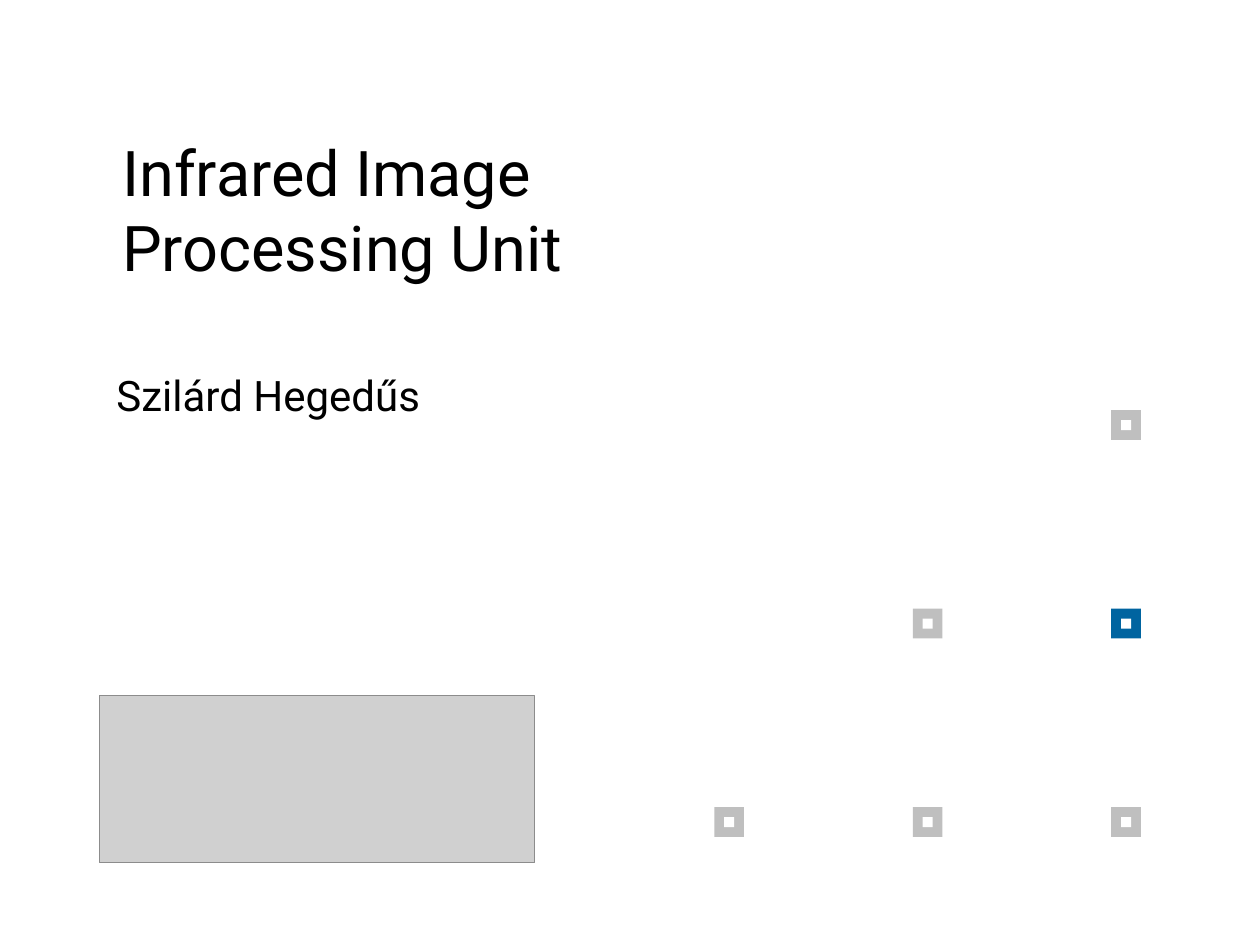
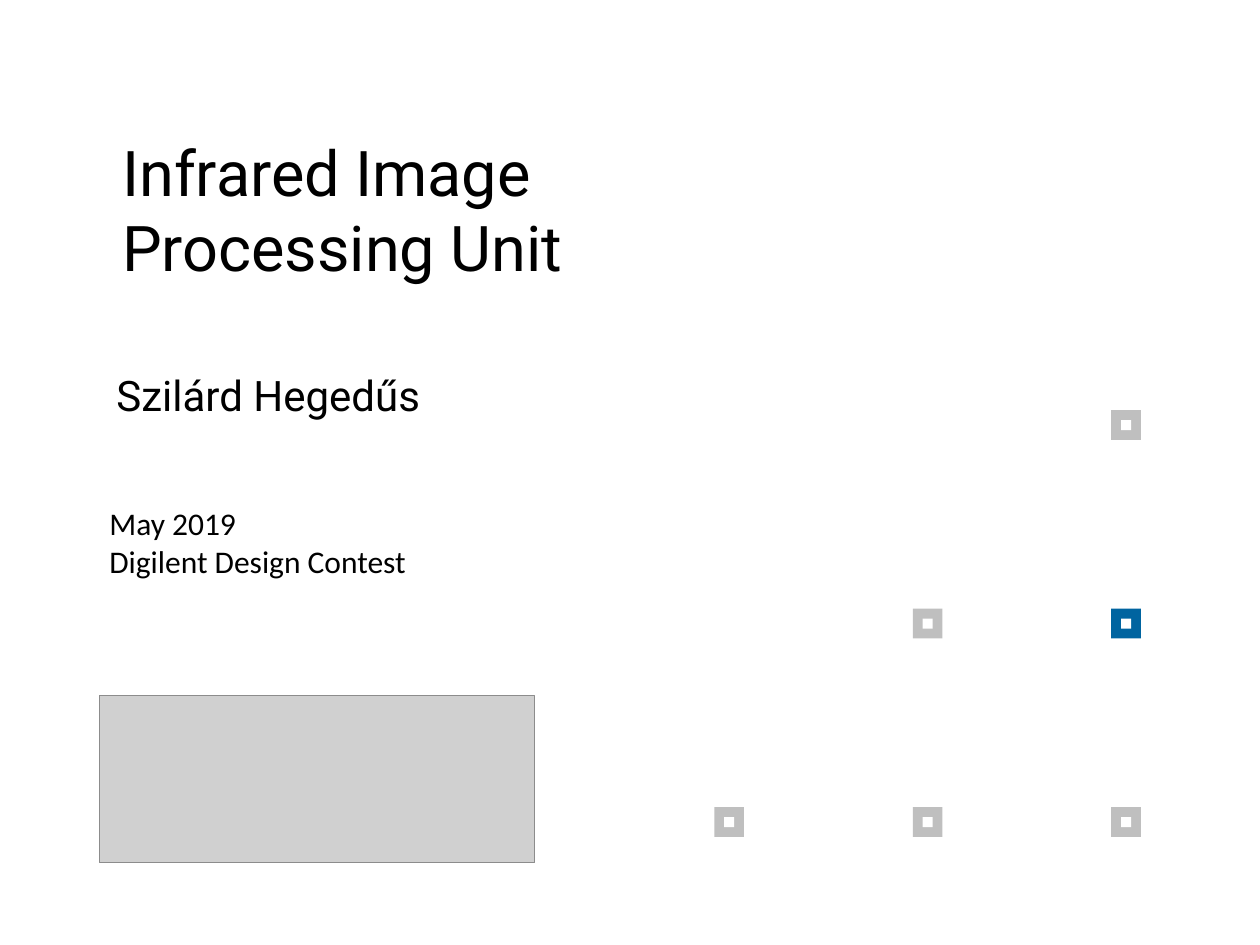
Before and after one commit to hszilard13/Infared-based-Image-processing-Zybo, a slide deck: slide 1 of Presentation/Presentation.pptx. Drawn at 1260x945 pixels with LibreOffice and Linux fonts; fonts in the diff are those of the drawing; grey boxes stand for pictures. Boxes give left, top, right and bottom in pixels: in the first picture for what was removed or moved away, otherwise in the second. Text is boxed around its words. In the diff, an @@ line names an element or a change of style, - is before the commit and + after.

Commit message:
Presentation update

```diff
--- a/Presentation/Presentation.pptx
+++ b/Presentation/Presentation.pptx
@@ text added at [109,514,406,579], 18 pt, text #000000 @@
+May 2019
+Digilent Design Contest
```
Also in this commit, not shown: 3 other slides changed, 1 slide added.
